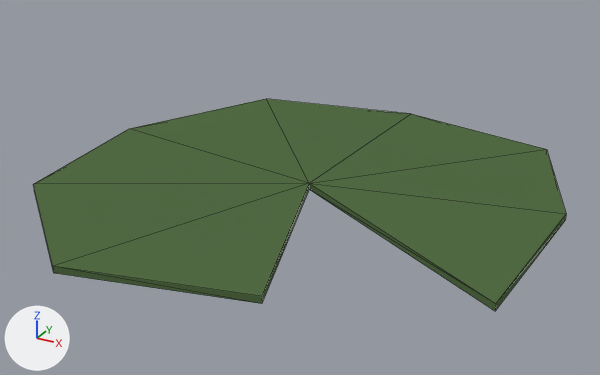
A saved change to the Blender file Environment/Plants/LilyPad1.blend.
Both versions are drawn from a 50 mm camera at (0.878, -1.6, 0.9) aimed at (0.01, -0.023, 0.111). Every picture has the same lights, and +X, +Y and +Z are marked at lower left. Mesh edges are drawn as thin lines.

Objects in the first picture: 'Lilypad'.
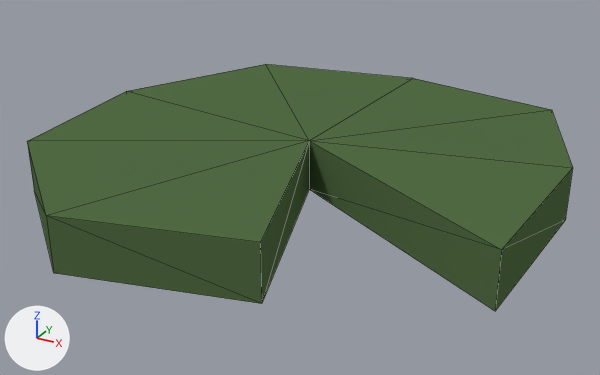
The newer file is also turned or shifted as a whole; pictures and numbers use the older file's frame.

Changed parts and their boxes [x1, y1, x2, y2] in the pictures (600 x 375 px):
'Lilypad', reshaped (16% taller): before [33, 99, 566, 311]; after [27, 64, 573, 311]

Patch to the scene script:
```diff
--- a/Environment/Plants/LilyPad1.blend.py
+++ b/Environment/Plants/LilyPad1.blend.py
@@ me_cylinder_016 @@
 me_cylinder_016.from_pydata(...)  # 20 vertices, 26 faces; spans x -0.599..0.599, y -0.595..0.595, z -0.027..-0.003
 # used by ob_lilypad; location = (0.0, 0.0, 0.128)
+# me_cylinder_016 part 1: all 10 vertices in x -0.599..0.599, y -0.595..0.595, z -0.012..-0.003 are moved by (0.0, 0.0, 0.108)
 me_cylinder_016.materials.append(mat_green)
```
